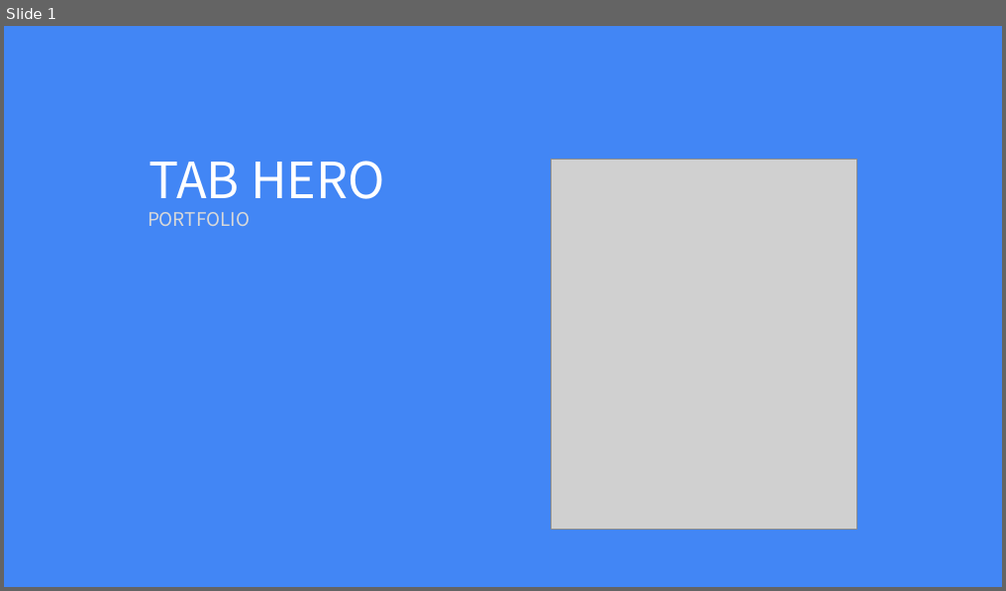
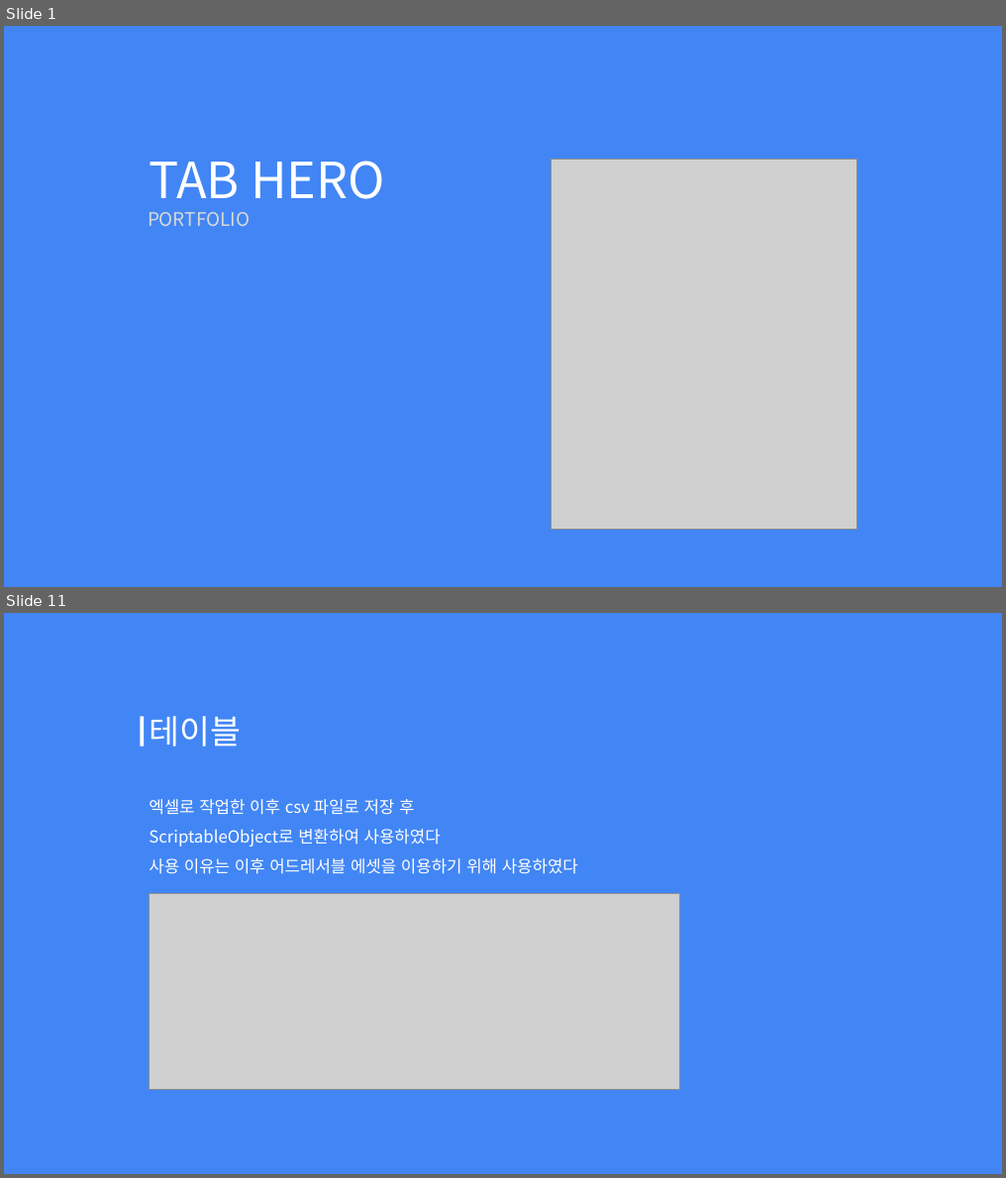
Before and after one commit to Hoyeom/CS-ClickerGame, a slide deck: Documents/TabHero.pptx. Shown one above the other, each under a label of ours: slide 1 before the commit, slides 1 and 11 after it; the slides between them are not shown. The pictures are 1006x591 and 1006x1178 pixels, drawn with LibreOffice and Linux fonts; fonts in the diff are those of the drawing; grey boxes stand for pictures. Boxes give left, top, right and bottom in pixels: in the first picture for what was removed or moved away, otherwise in the second. Text is boxed around its words. In the diff, an @@ line names an element or a change of style, - is before the commit and + after.

```diff
--- a/Documents/TabHero.pptx
+++ b/Documents/TabHero.pptx
@@ slide 11 added at <box>4,613,1002,1174</box>, background #4286F5 @@
@@ rectangle added at <box>141,716,144,747</box>, fill #FFFFFF @@
@@ text added at <box>149,716,241,747</box>, 32 pt, text #FFFFFF @@
+테이블
@@ text added at <box>149,799,578,874</box>, 16 pt, text #FFFFFF @@
+엑셀로 작업한 이후 csv 파일로 저장 후
+ScriptableObject로 변환하여 사용하였다
+사용 이유는 이후 어드레서블 에셋을 이용하기 위해 사용하였다
@@ picture added at <box>150,894,680,1090</box> @@
```
Also in this commit, not shown: 2 slides changed, 21 other slides added, 1 slide removed, 14 other files.
